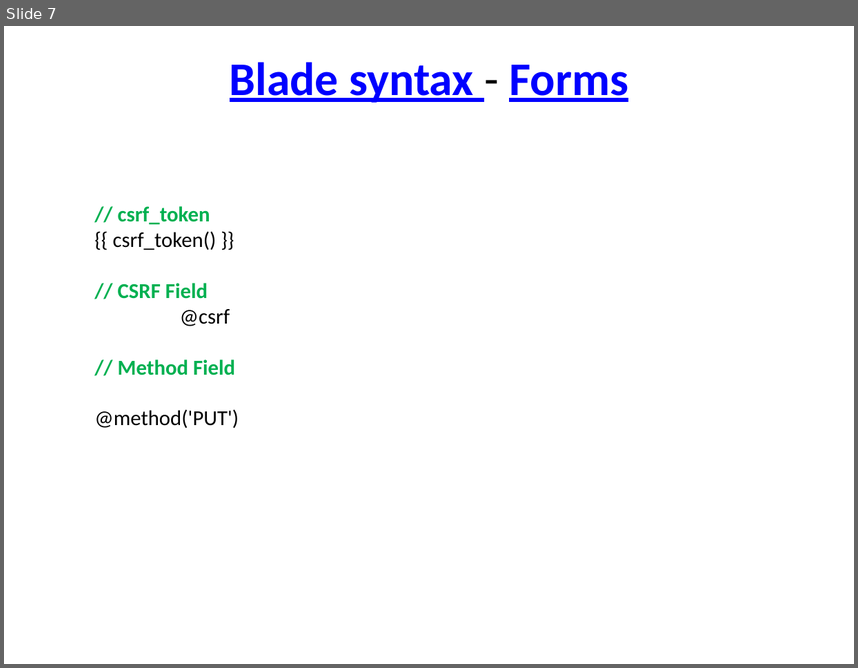
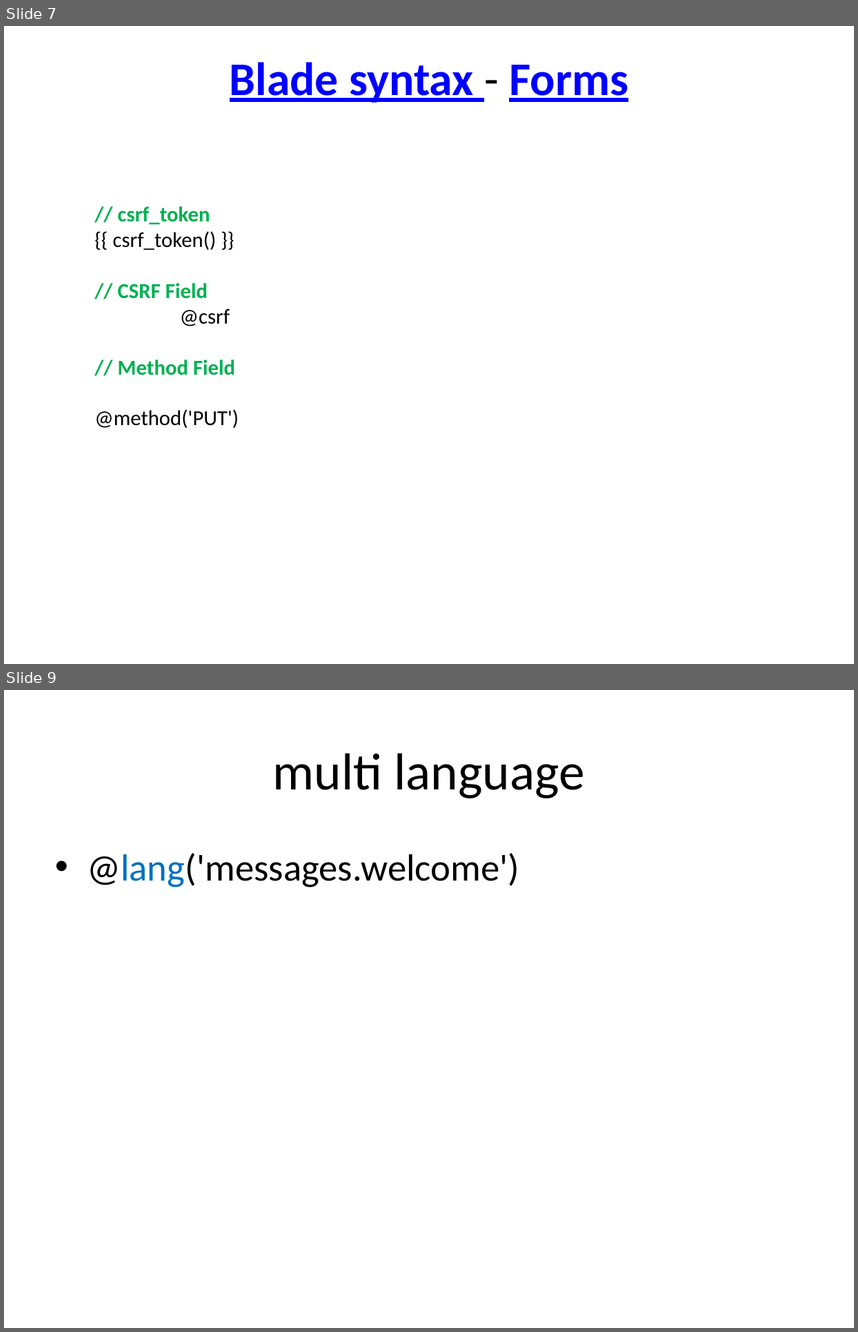
Before and after one commit to TarekSherif/LaravelCourse, a slide deck: PPT/Lec2/3-Laravel View.pptx. Shown one above the other, each under a label of ours: slide 7 before the commit, slides 7 and 9 after it; the slides between them are not shown. The pictures are 858x668 and 858x1332 pixels, drawn with LibreOffice and Linux fonts; fonts in the diff are those of the drawing. Boxes give left, top, right and bottom in pixels: in the first picture for what was removed or moved away, otherwise in the second. Text is boxed around its words. In the diff, an @@ line names an element or a change of style, - is before the commit and + after.

```diff
--- a/PPT/Lec2/3-Laravel View.pptx
+++ b/PPT/Lec2/3-Laravel View.pptx
@@ slide 9 added at bbox=[4, 690, 854, 1328], background #FFFFFF @@
@@ title added at bbox=[273, 753, 584, 798], 44 pt, text #000000 @@
+multi language
@@ text added at bbox=[87, 853, 519, 887], 32 pt, text #000000 @@
+• @lang('messages.welcome')
```
Also in this commit, not shown: 4 slides changed, 1 other slide added, 7 other files.
